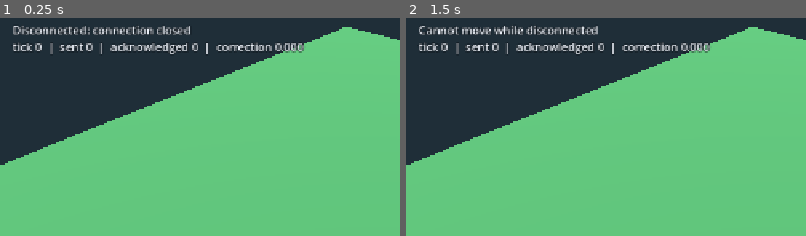
Above: before the commit, frames 1-2 (left to right).
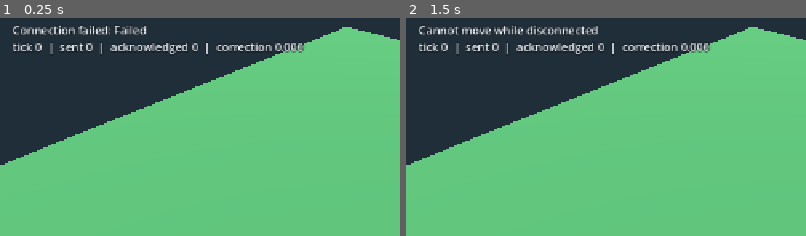
Above: after the commit, the same moments.

Repository: mywyau/arcana
Game: Godot game, scene res://scenes/main.tscn
Two runs of this game, one before a commit and one after it. Both use one fixed random seed, a clock stepped at 60 frames per second and the inputs below.
Inputs (mouse positions are % of the whole screen's width and height, from its top left):
- Up to frame 1 (0.25 s): no input
- Up to frame 2 (1.5 s): tap Enter at 0.5 s; move the mouse to (72, 43) at 0.52 s; click (72, 43) at 0.67 s; tap Space at 1.25 s; move the mouse to (30, 54) at 1.27 s; click (30, 54) at 1.42 s
The pictures show only the part of the screen within x 0-50%, y 0-50%; the shares and areas given below are measured in that part.

The runs differ from the first frame. In frame 1, 1.1% of the frame differs, in the area x 3-48%, y 3-8%; in frame 2, nothing differs.

Commit message:
add grid based movement and possible 2d 3d spaces

Diff:
--- a/client/scripts/main.gd
+++ b/client/scripts/main.gd
@@ -43,7 +43,7 @@
 		var local_view: PlayerView = _player_views.get(_local_player_id)
 		if local_view != null:
 			local_view.predict_move(destination)
-		click_marker.position = Vector3(destination.x, 0.03, destination.z)
+		click_marker.position = destination + Vector3.UP * 0.03
 		click_marker.visible = true
 
 
@@ -78,7 +78,7 @@
 		var coordinates: Dictionary = position_data
 		var position := Vector3(
 			float(coordinates.get("x", 0.0)),
-			0.0,
+			float(coordinates.get("y", 0.0)),
 			float(coordinates.get("z", 0.0)),
 		)
 		var destination := Vector3.ZERO
@@ -88,7 +88,7 @@
 			var destination_coordinates: Dictionary = destination_data
 			destination = Vector3(
 				float(destination_coordinates.get("x", 0.0)),
-				0.0,
+				float(destination_coordinates.get("y", 0.0)),
 				float(destination_coordinates.get("z", 0.0)),
 			)
 			has_destination = true
--- a/client/scripts/network_client.gd
+++ b/client/scripts/network_client.gd
@@ -50,6 +50,7 @@
 		"sequence": sequence,
 		"destination": {
 			"x": destination.x,
+			"y": destination.y,
 			"z": destination.z,
 		},
 	}
Not shown, changed: server/internal/protocol/message.go
Not shown, changed: server/internal/protocol/message_test.go
Not shown, changed: server/internal/simulation/world.go
Not shown, changed: server/internal/simulation/world_test.go
Not shown, changed: server/internal/transport/websocket/handler.go
Not shown, changed: server/internal/transport/websocket/handler_test.go
